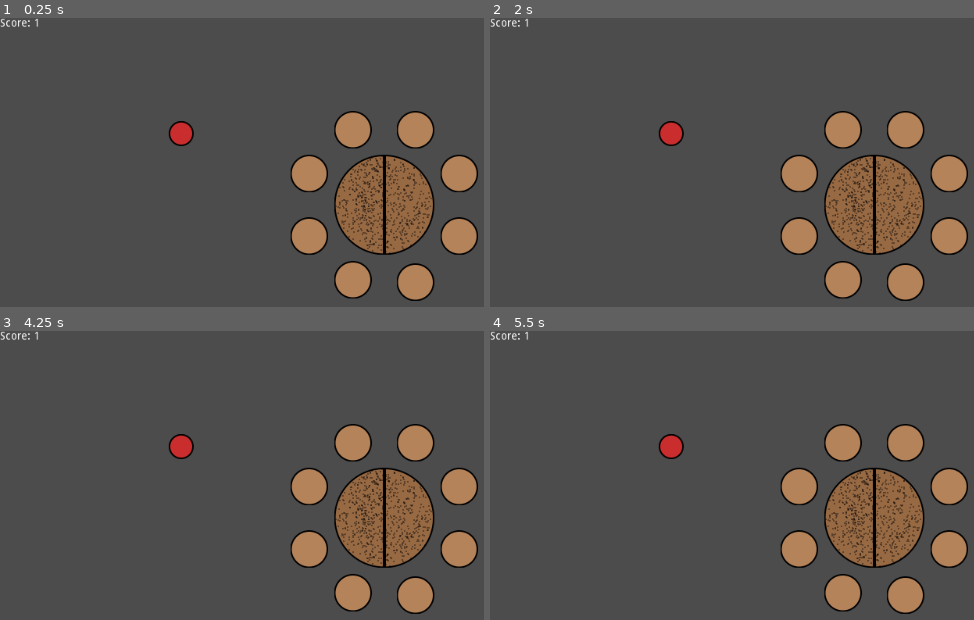
Above: before the commit, frames 1-4 (two rows, left to right).
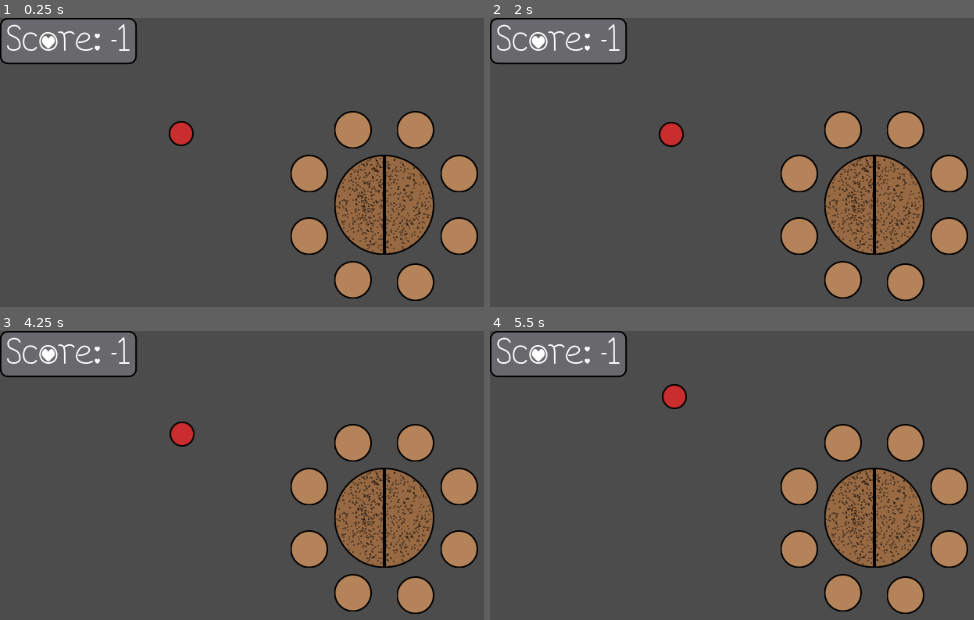
Above: after the commit, the same moments.

Repository: KoryB/ld54-limited-space
Game: Godot game, scene res://level/TestLevel.tscn
The game is run twice, just before and just after one commit, with the same random seed, the same clock (stepped at 60 frames per second) and the same inputs.
Inputs (mouse positions are in pixels of both pictures, inside the frame that each line leads up to):
- Up to frame 1 (0.25 s): no input
- Up to frame 2 (2 s): tap Enter at 0.5 s; click (outside the picture) at 0.6 s; tap Space at 1.25 s; move the mouse to (outside the picture) at 1.27 s; click (outside the picture) at 1.35 s
- Up to frame 3 (4.25 s): tap Enter at 2, 3.5 s; move the mouse to (479, 498) at 2.02 s; click (479, 498) at 2.1 s; tap Space at 2.75 s; move the mouse to (outside the picture) at 2.77 s; click (outside the picture) at 2.85 s; move the mouse to (outside the picture) at 3.52 s; click (outside the picture) at 3.6 s
- Up to frame 4 (5.5 s): move the mouse to (649, 541) at 4.27 s; click (649, 541) at 4.35 s; move the mouse to (outside the picture) at 5.02 s; click (outside the picture) at 5.1 s

The runs differ from the first frame. In frame 1, 4.2% of the frame differs, in the area x 0-29%, y 0-16%; in frame 2, 4.3%; in frame 3, 4.8%; in frame 4, 5.0%, in the area x 0-41%, y 0-45%.

Commit message:
Added simple scoring gui and preference populating

Diff:
--- a/level/TestLevel.tscn
+++ b/level/TestLevel.tscn
@@ -1,24 +1,18 @@
-[gd_scene load_steps=6 format=2]
+[gd_scene load_steps=9 format=2]
 
 [ext_resource path="res://scene/table/table_with_seats.tscn" type="PackedScene" id=1]
 [ext_resource path="res://scene/guest/guest.tscn" type="PackedScene" id=2]
 [ext_resource path="res://scene/manager/guest_manager.tscn" type="PackedScene" id=3]
 [ext_resource path="res://level/score.gd" type="Script" id=4]
 [ext_resource path="res://scene/tools/camera/GameCamera.tscn" type="PackedScene" id=5]
+[ext_resource path="res://scene/guest/gui/data/font_data.tres" type="DynamicFontData" id=6]
+[ext_resource path="res://scene/guest/gui/data/preference_stylebox.tres" type="StyleBox" id=7]
+
+[sub_resource type="DynamicFont" id=1]
+size = 48
+font_data = ExtResource( 6 )
 
 [node name="TestLevel" type="Node2D"]
-
-[node name="GameCamera" parent="." instance=ExtResource( 5 )]
-
-[node name="Score" type="Label" parent="GameCamera"]
-margin_left = -512.0
-margin_top = -384.0
-margin_right = -337.0
-margin_bottom = -325.0
-script = ExtResource( 4 )
-__meta__ = {
-"_edit_use_anchors_": true
-}
 
 [node name="GuestManager" parent="." instance=ExtResource( 3 )]
 tables_path = NodePath("../Tables")
@@ -35,3 +29,19 @@
 
 [node name="Guest" parent="Guests" instance=ExtResource( 2 )]
 position = Vector2( 232, 148 )
+
+[node name="GameCamera" parent="." instance=ExtResource( 5 )]
+
+[node name="Score" type="Label" parent="GameCamera"]
+margin_left = -512.0
+margin_top = -384.0
+margin_right = -337.0
+margin_bottom = -325.0
+custom_fonts/font = SubResource( 1 )
+custom_styles/normal = ExtResource( 7 )
+align = 1
+valign = 1
+script = ExtResource( 4 )
+__meta__ = {
+"_edit_use_anchors_": true
+}
--- a/scene/guest/guest.gd
+++ b/scene/guest/guest.gd
@@ -7,25 +7,57 @@
 
 enum ShapeType { CIRCLE, SQUARE, TRIANGLE }
 
+export var guest_name = "Hector"
 export(ShapeType) var shape_type := ShapeType.CIRCLE
 export(Color, RGB) var color := Color.white
+
+export var walk_radius := 128.0
+export var walk_time_min := 2.0
+export var walk_time_max := 2.0
+export var walk_speed := 32.0
 
 onready var preferences := $Preferences.get_children()
 
 var is_gui_toggle := false
+
+var is_seated := false
+var is_waiting := true
+var is_walking := false
+var walk_target := Vector2.ZERO
+var origin := Vector2.ZERO
+var walk_timer := 0.0
 
 
 func _ready():
 	get_node("PreferenceGui/ScrollContainer").get_v_scrollbar().rect_scale.x = 0
 
 	update_sprite()
+	origin = self.position
+	enter_wait()
 
 
-func _process(_delta: float):
+func _process(delta: float):
 	if Engine.editor_hint:
 		update_sprite()
 	else:
 		$PreferenceGui.visible = self.should_show_gui()
+		if not is_seated:
+			if is_waiting:
+				if walk_timer > 0 and walk_timer - delta <= 0:
+					walk_timer = 0
+					is_waiting = false
+					is_walking = true
+					var offset = Vector2(cos(randf()*2*PI), sin(randf()*2*PI)) * randf()*self.walk_radius
+					walk_target = self.origin + offset
+				else:
+					walk_timer -= delta
+
+			if is_walking:
+				var dir = (walk_target - self.position).normalized()
+				self.position += dir * self.walk_speed * delta
+
+				if (self.position - walk_target).length() < 2.0:
+					enter_wait()
 
 
 func calculate_score(neighbors: Neighbors) -> float:
@@ -43,12 +75,16 @@
 
 func on_press(mouse_position: Vector2):
 	$Sprite.modulate.a = 0.5
+	is_waiting = false
+	is_walking = false
 
 	.on_press(mouse_position)
 
 
 func on_release():
 	$Sprite.modulate.a = 1.0
+	self.origin = self.position
+	enter_wait()
 
 	.on_release()
 
@@ -77,3 +113,9 @@
 
 func should_show_gui():
 	return self.is_gui_toggle or $DragArea.is_mouse_hover
+
+
+func enter_wait():
+	self.is_waiting = true
+	self.is_walking = false
+	self.walk_timer = rand_range(self.walk_time_min, self.walk_time_max)
--- a/scene/guest/guest.tscn
+++ b/scene/guest/guest.tscn
@@ -16,7 +16,9 @@
 
 [node name="Guest" type="Node2D"]
 script = ExtResource( 3 )
+guest_name = "Hectorina III"
 color = Color( 0.788235, 0.176471, 0.176471, 1 )
+walk_speed = 64.0
 
 [node name="Preferences" type="Node" parent="."]
 
@@ -54,4 +56,5 @@
 
 [node name="PreferenceGui" parent="." instance=ExtResource( 5 )]
 modulate = Color( 1, 1, 1, 0.666667 )
+guest_path = NodePath("..")
 preferences_path = NodePath("../Preferences")
--- a/scene/guest/gui/preference_gui.gd
+++ b/scene/guest/gui/preference_gui.gd
@@ -4,14 +4,22 @@
 
 var PreferenceLabelScene := preload("res://scene/guest/gui/preference_label.tscn")
 
+export var guest_path: NodePath
 export var preferences_path: NodePath
+var guest: Guest
 var preferences: Array
 
 
 # Called when the node enters the scene tree for the first time.
 func _ready():
+	guest = get_node(guest_path)
 	preferences = get_node(preferences_path).get_children()
+	populate_name()
 	populate_preferences()
+
+
+func populate_name():
+	get_node("%Name").text = guest.guest_name
 
 
 func populate_preferences():
--- a/scene/guest/gui/preference_gui.tscn
+++ b/scene/guest/gui/preference_gui.tscn
@@ -22,6 +22,7 @@
 texture = ExtResource( 1 )
 
 [node name="Name" type="Label" parent="."]
+unique_name_in_owner = true
 anchor_left = 0.237
 anchor_top = 0.066
 anchor_right = 0.763
--- a/scene/guest/preference/guest_preference.gd
+++ b/scene/guest/preference/guest_preference.gd
@@ -12,4 +12,4 @@
 
 
 func calculate_score(other_guests: Neighbors) -> float:
-	return 1.0
+	return 100.0
--- a/scene/table/preference/table_preference.gd
+++ b/scene/table/preference/table_preference.gd
@@ -8,4 +8,4 @@
 
 
 func calculate_score(guests: Array) -> float:
-	return 1.0
+	return -1.0
--- a/scene/table/seat.gd
+++ b/scene/table/seat.gd
@@ -24,6 +24,7 @@
 
 	self.is_occupied = true
 	self.occupant = guest
+	self.occupant.is_seated = true
 
 	self.occupant.connect("pressed", self, "forget_occupant")
 
@@ -31,5 +32,8 @@
 
 
 func forget_occupant():
+	if self.occupant != null:
+		self.occupant.is_seated = false
+
 	self.is_occupied = false
 	self.occupant = null
--- a/scene/tools/camera/GameCamera.tscn
+++ b/scene/tools/camera/GameCamera.tscn
@@ -16,6 +16,7 @@
 current = true
 
 [node name="DragArea" type="Area2D" parent="."]
+visible = false
 script = ExtResource( 2 )
 is_global = false
 action_name = "pan_click"
